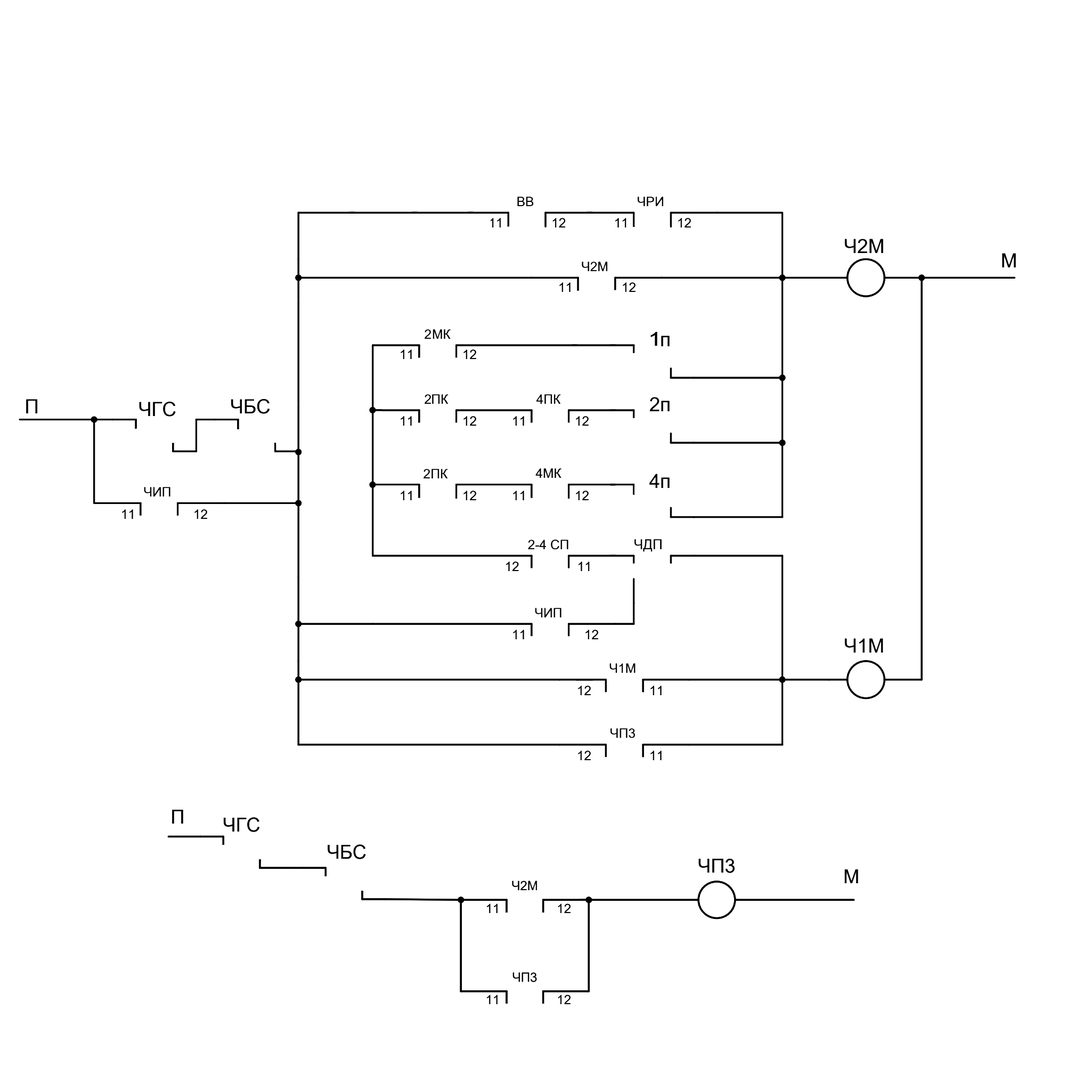
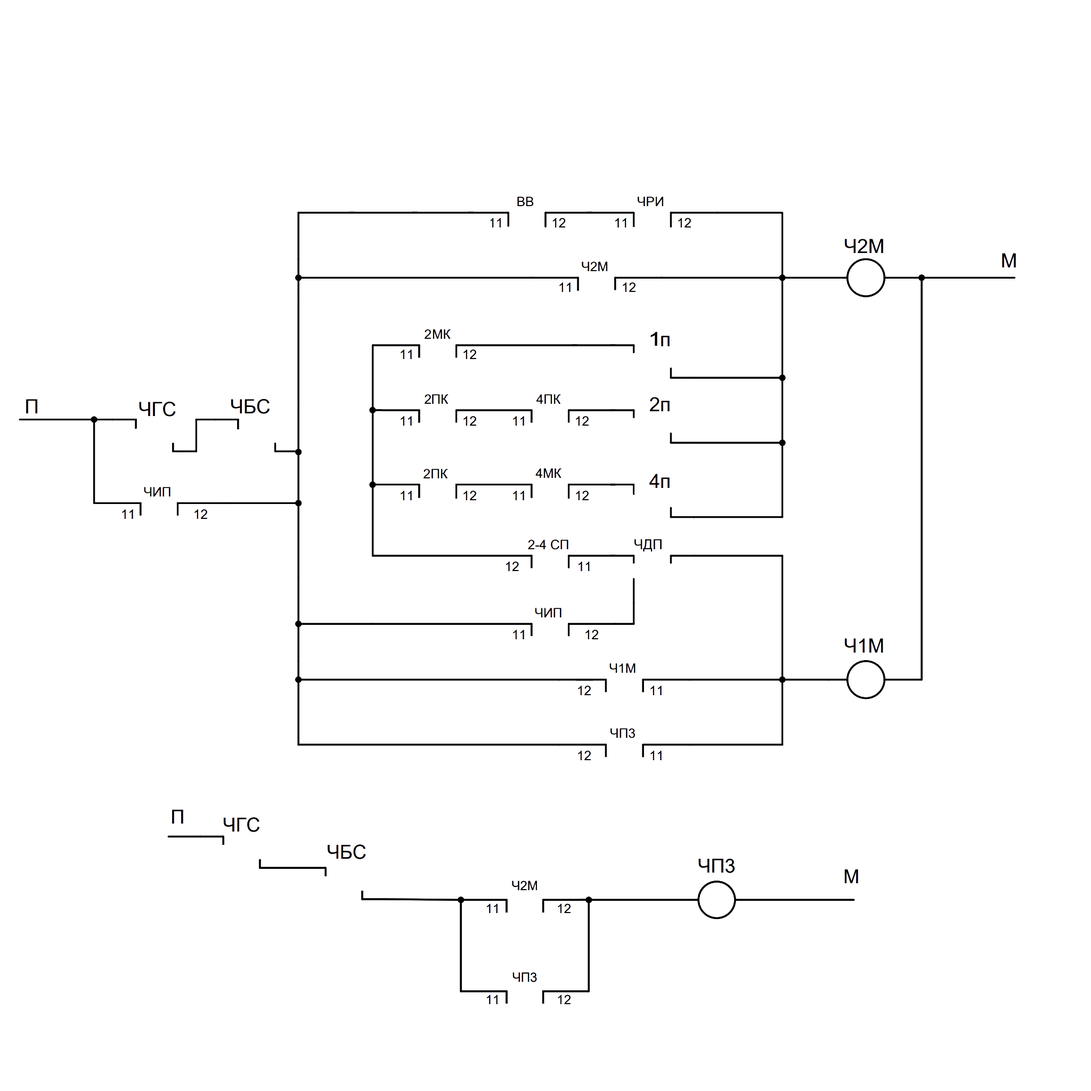
Comparing the layer stacks of the two w=1091, h=1091 images. Changes:
pixels changed over [26, 196, 1017, 1005] (layer not identified)
